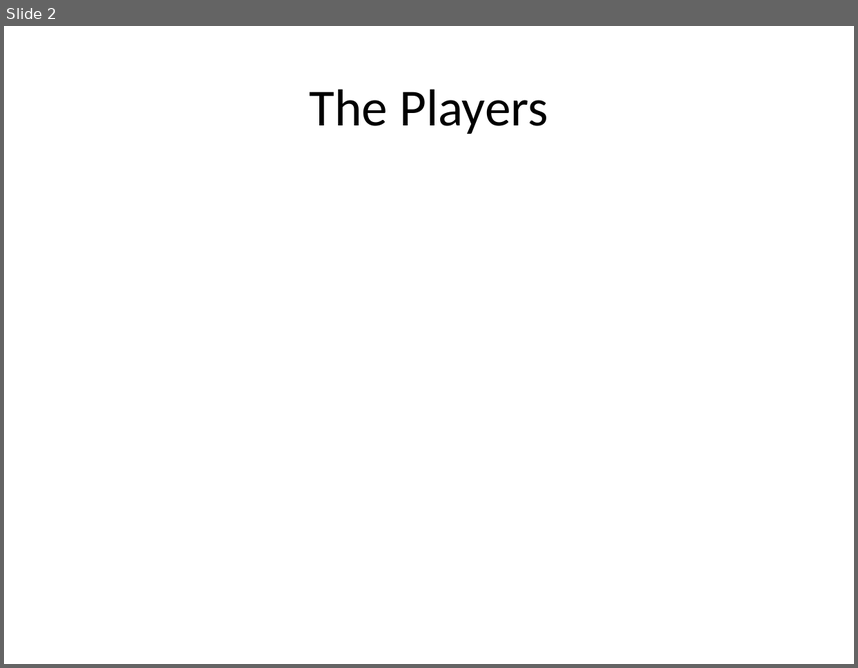
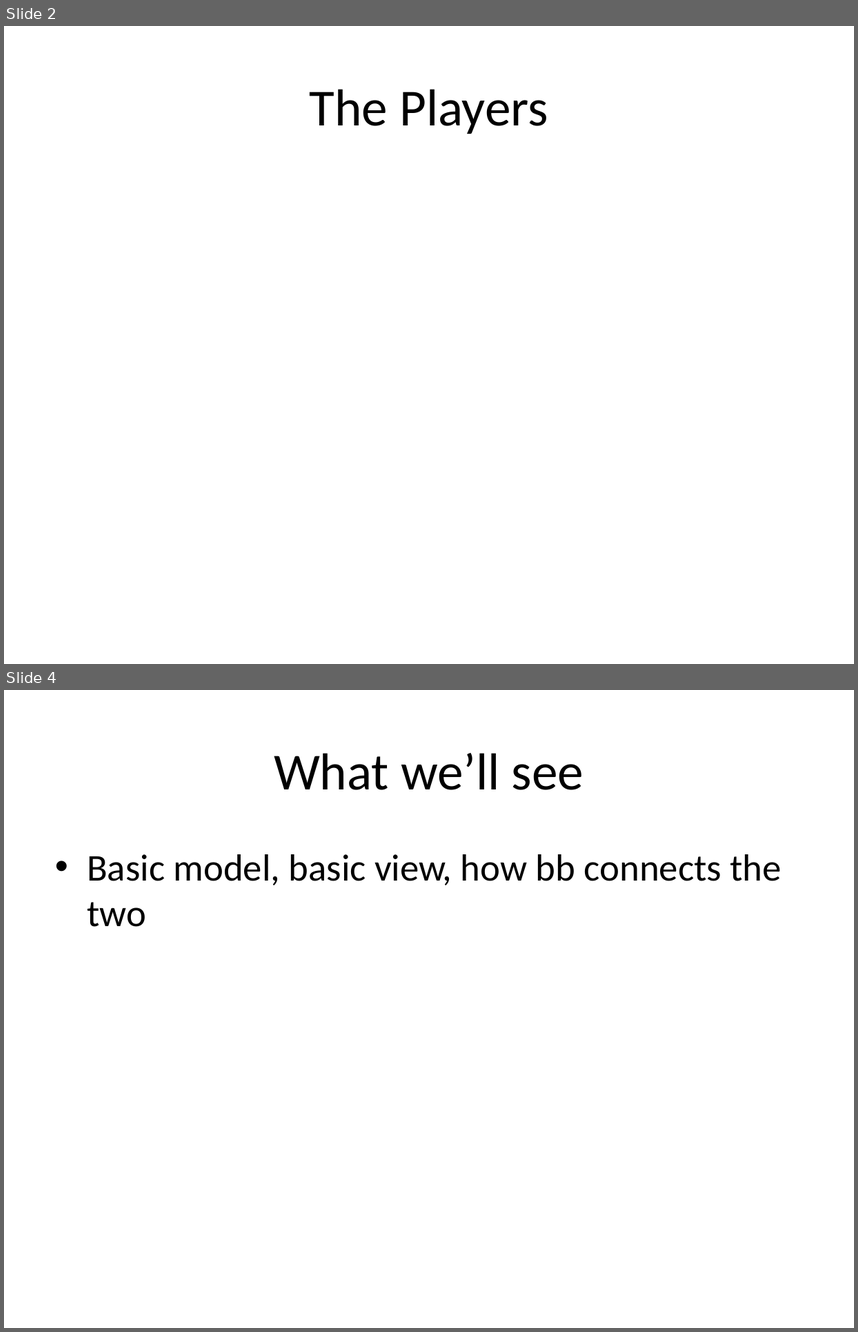
Before and after one commit to jkoynok/TechFest.BackBone, a slide deck: TechFest.Backbone/tf.backbone.pptx. Shown one above the other, each under a label of ours: slide 2 before the commit, slides 2 and 4 after it; the slides between them are not shown. The pictures are 858x668 and 858x1332 pixels, drawn with LibreOffice and Linux fonts; fonts in the diff are those of the drawing. Boxes give left, top, right and bottom in pixels: in the first picture for what was removed or moved away, otherwise in the second. Text is boxed around its words. In the diff, an @@ line names an element or a change of style, - is before the commit and + after.

```diff
--- a/TechFest.Backbone/tf.backbone.pptx
+++ b/TechFest.Backbone/tf.backbone.pptx
@@ slide 4 added at box(4, 690, 854, 1328), background #FFFFFF @@
@@ title added at box(274, 753, 584, 790), 44 pt, text #000000 @@
+What we’ll see
@@ text added at box(87, 854, 781, 927), 32 pt, text #000000 @@
+• Basic model, basic view, how bb connects the two
```
Also in this commit, not shown: 6 other slides added, 1 slide removed, 3 other files.
